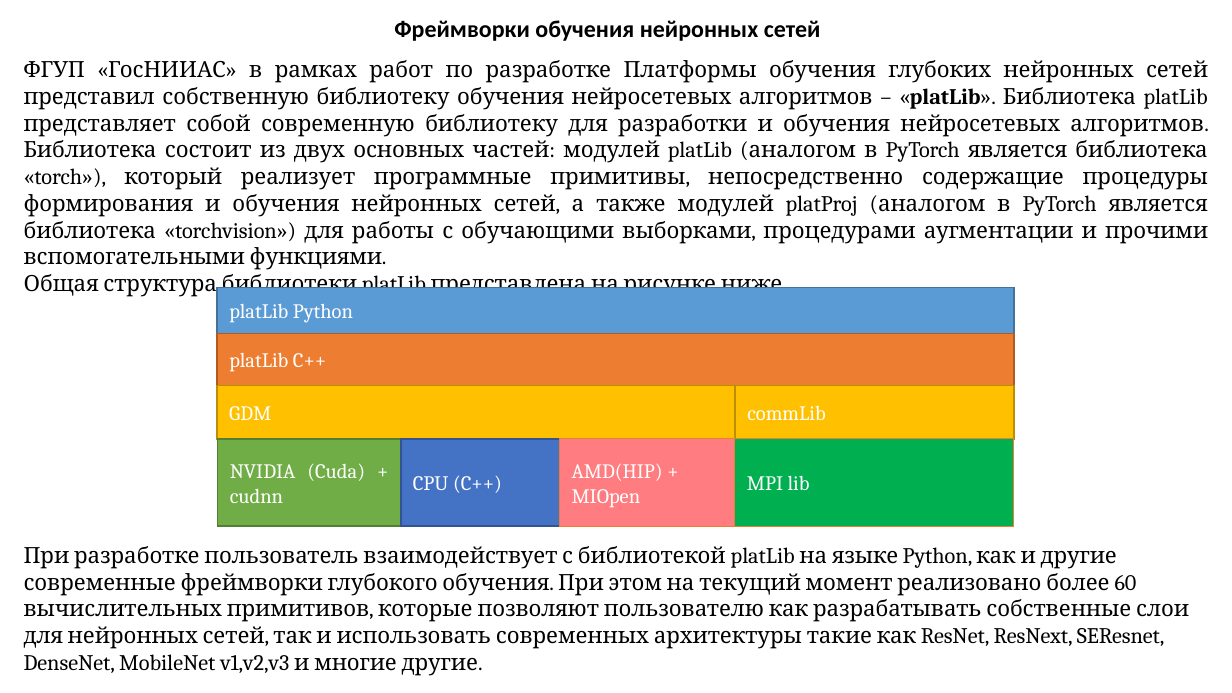
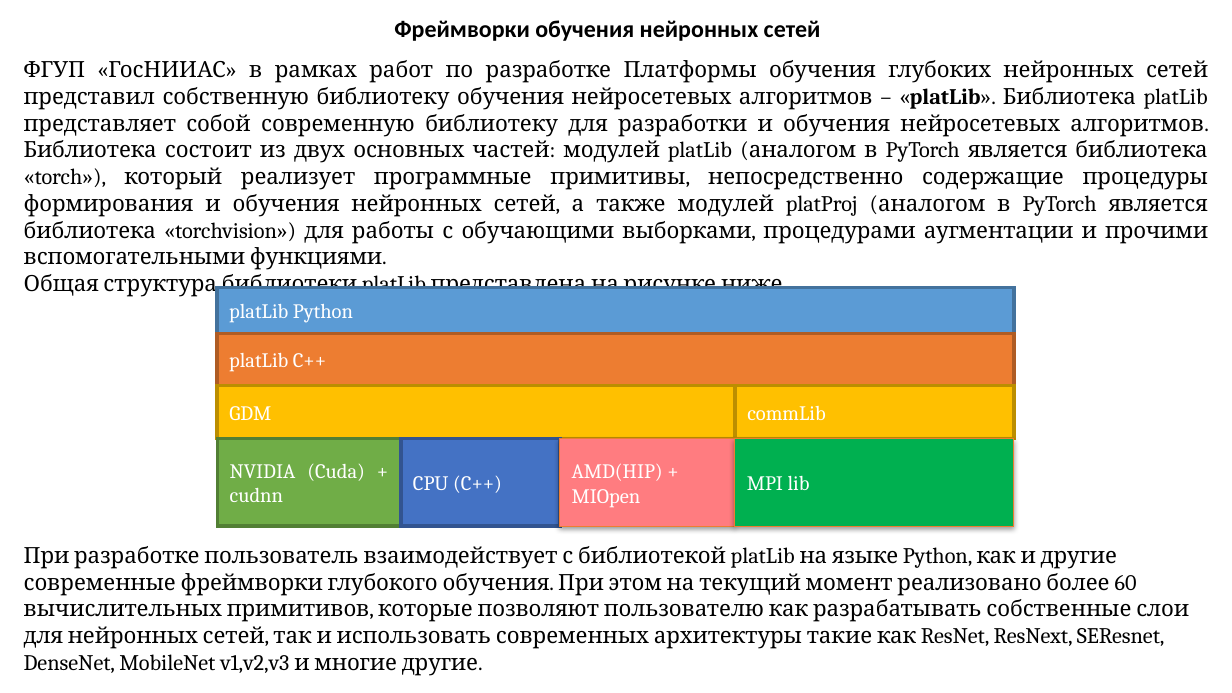
Before and after one commit to box1t/poor_monk, a slide deck: slide 7 of 7th_term/about_ai_course/ml/exam-frameworks/Лекция 11-инференс.pptx. Drawn at 1232x693 pixels with LibreOffice and Linux fonts; fonts in the diff are those of the drawing. Boxes give left, top, right and bottom in pixels: in the first picture for what was removed or moved away, otherwise in the second. Text is boxed around its words. In the diff, an @@ line names an element or a change of style, - is before the commit and + after.

```diff
--- a/7th_term/about_ai_course/ml/exam-frameworks/Лекция 11-инференс.pptx
+++ b/7th_term/about_ai_course/ml/exam-frameworks/Лекция 11-инференс.pptx
@@ text "ФГУП «ГосНИИАС» в рамках работ ..." rewrapped from <box>24,60,1208,288</box> to <box>24,60,1208,297</box> @@
@@ rectangle "platLib Python" at <box>217,287,1014,333</box>: outline #43739E 1 pt to #43729D 2 pt @@
@@ rectangle "platLib C++" at <box>217,334,1014,386</box>: outline #AF5C24 1 pt to #AF5C24 2 pt @@
@@ rectangle "GDM" at <box>217,386,736,439</box>: outline #BD8E00 1 pt to #BC8E00 2 pt @@
@@ rectangle "commLib" at <box>736,386,1014,439</box>: outline #BD8E00 1 pt to #BC8E00 2 pt @@
@@ rectangle "NVIDIA (Cuda) + cudnn" at <box>218,439,402,526</box>: outline #538035 1 pt to #527F34 2 pt @@
@@ rectangle "CPU (C++)" at <box>400,439,559,526</box>: outline #325491 1 pt to #325490 2 pt @@
@@ rectangle "AMD(HIP) + MIOpen" at <box>559,439,734,526</box>: outline #ED7D31 0.5 pt to #ED7D31 0.75 pt; shadow on @@
@@ rectangle "MPI lib" at <box>734,439,1013,526</box>: outline #ED7D31 0.5 pt to #ED7D31 0.75 pt; shadow on @@
```
Also in this commit, not shown: 13 other slides changed, 11 slides removed, 40 other files.
